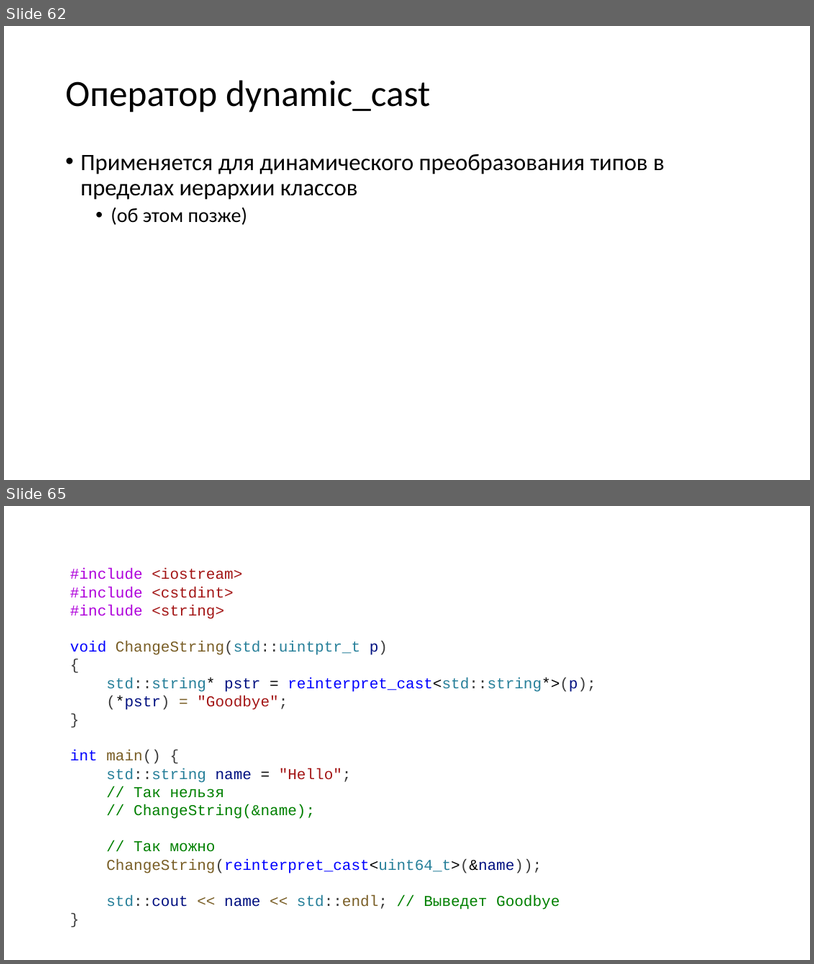
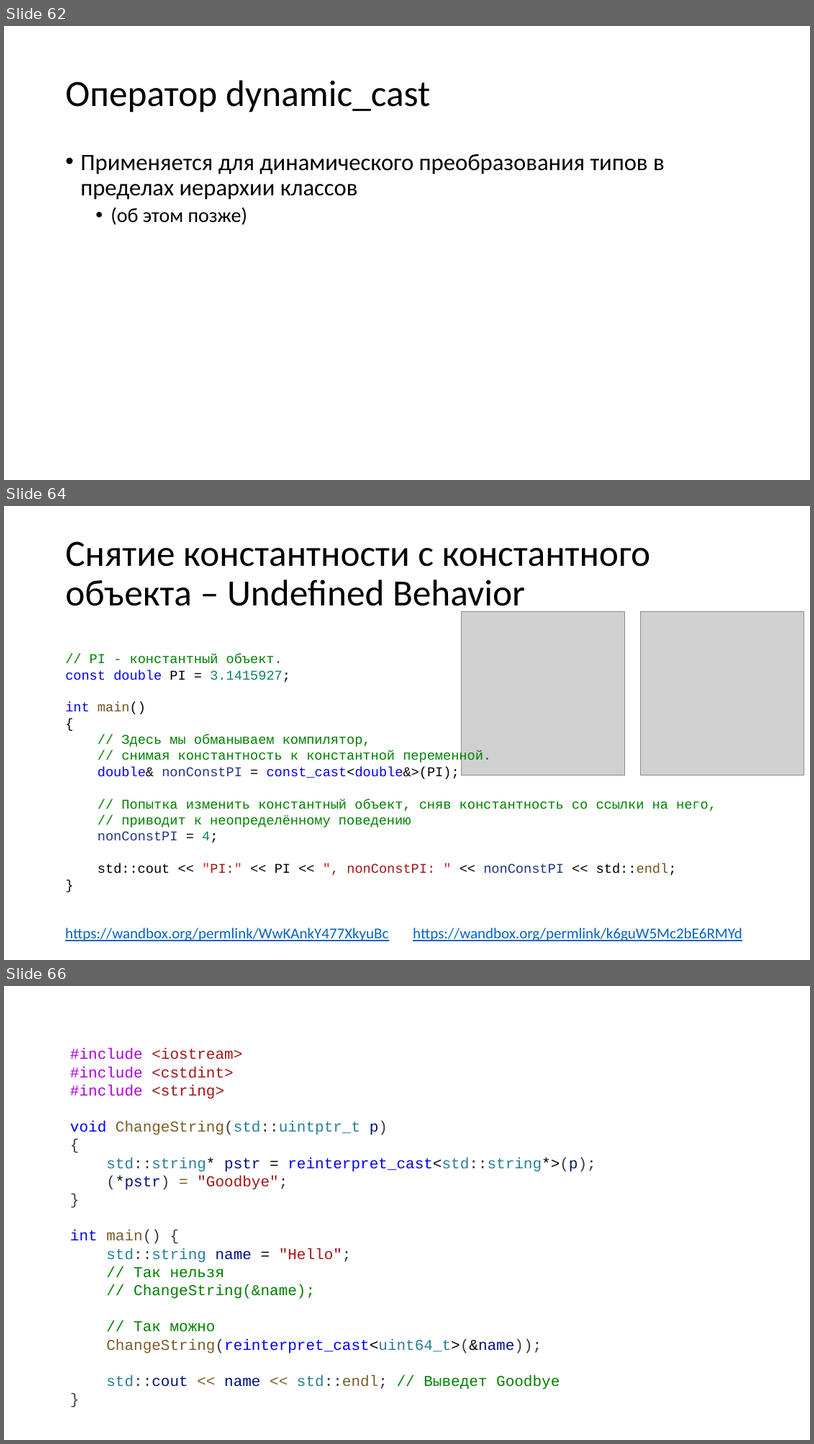
Before and after one commit to alexey-malov/oop, a slide deck: lectures/01/Синтаксис C++.pptx. Shown one above the other, each under a label of ours: slides 62 and 65 before the commit, slides 62, 64 and 66 after it; the slides between them are not shown. The pictures are 814x964 and 814x1444 pixels, drawn with LibreOffice and Linux fonts; fonts in the diff are those of the drawing; grey boxes stand for pictures. Boxes give left, top, right and bottom in pixels: in the first picture for what was removed or moved away, otherwise in the second. Text is boxed around its words. In the diff, an @@ line names an element or a change of style, - is before the commit and + after.

```diff
--- a/lectures/01/Синтаксис C++.pptx
+++ b/lectures/01/Синтаксис C++.pptx
@@ slide 64 added at (x1=4, y1=506, x2=810, y2=960), background #FFFFFF @@
@@ title added at (x1=65, y1=541, x2=651, y2=615), 44 pt, text #000000 @@
+Снятие константности с константного объекта – Undefined Behavior
@@ picture added at (x1=462, y1=611, x2=625, y2=775) @@
@@ picture added at (x1=641, y1=611, x2=805, y2=775) @@
@@ text added at (x1=65, y1=654, x2=717, y2=875), 16 pt, text #008000 @@
+// PI - константный объект.
+const double PI = 3.1415927;
+int main()
+{
+// Здесь мы обманываем компилятор,
+// снимая константность к константной переменной.
+double& nonConstPI = const_cast<double&>(PI);
+// Попытка изменить константный объект, сняв константность со ссылки на него,
+// приводит к неопределённому поведению
+nonConstPI = 4;
+std::cout << "PI:" << PI << ", nonConstPI: " << nonConstPI << std::endl;
+}
@@ text added at (x1=65, y1=927, x2=388, y2=941), 18 pt, text #0563C1, underline @@
+https://wandbox.org/permlink/WwKAnkY477XkyuBc
@@ text added at (x1=413, y1=927, x2=743, y2=941), 18 pt, text #0563C1, underline @@
+https://wandbox.org/permlink/k6guW5Mc2bE6RMYd
@@ what was slide 65 is now slide 66 @@
```
Also in this commit, not shown: 8 slides changed.
